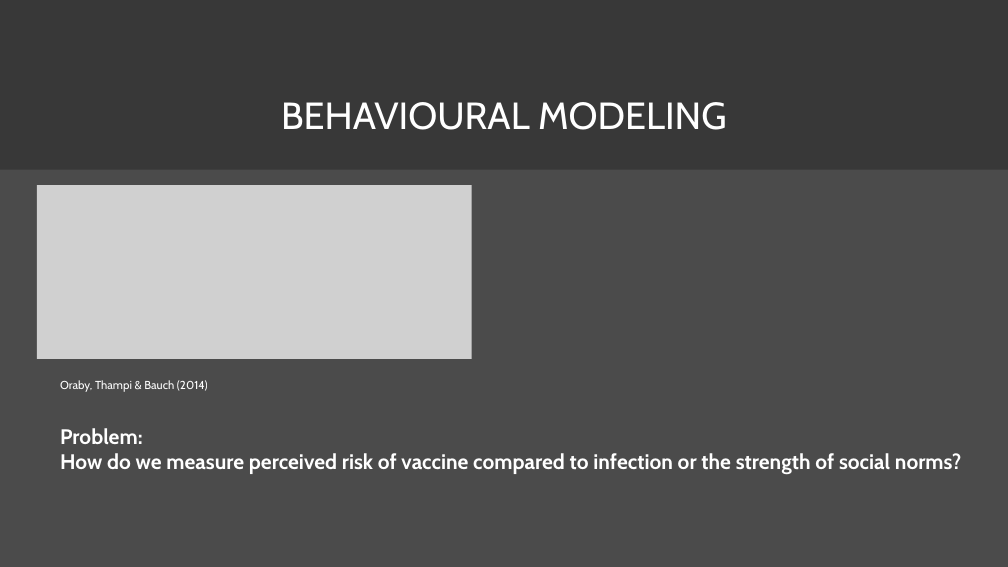
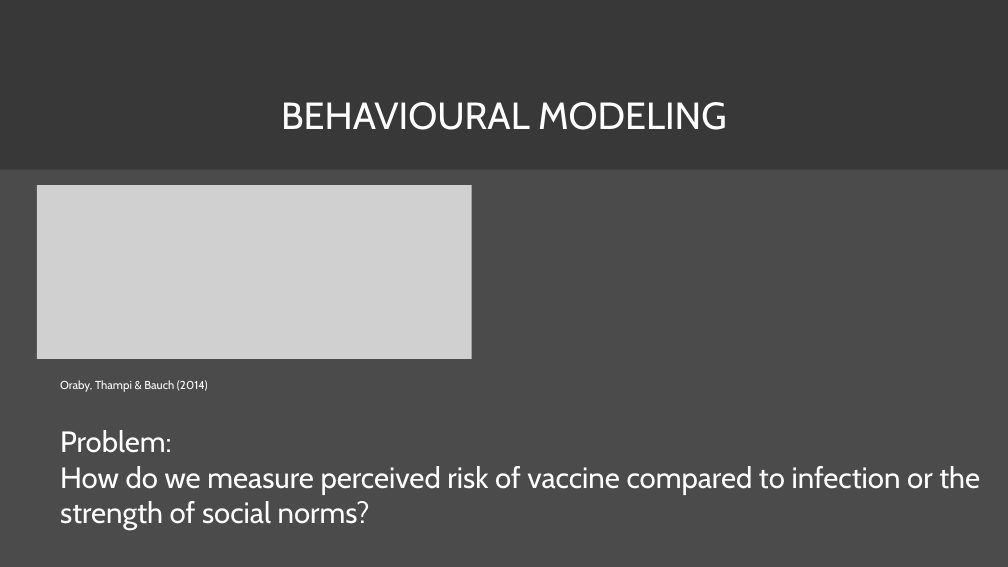
Before and after one commit to bkuwahara/predicting-2ndwaves-udes, a slide deck: slide 4 of papers/seminar.pptx (slide 3 before the commit). Drawn at 1008x567 pixels with LibreOffice and Linux fonts; fonts in the diff are those of the drawing; grey boxes stand for pictures; background and template pictures are left out. Boxes give left, top, right and bottom in pixels: in the first picture for what was removed or moved away, otherwise in the second. Text is boxed around its words. In the diff, an @@ line names an element or a change of style, - is before the commit and + after.

```diff
--- a/papers/seminar.pptx
+++ b/papers/seminar.pptx
@@ text "Problem:" at box(60, 430, 980, 530): size 20 to 28 pt, bold off @@
```
Also in this commit, not shown: 10 other slides changed, 8 slides added, 1 slide removed, 5 other files.
